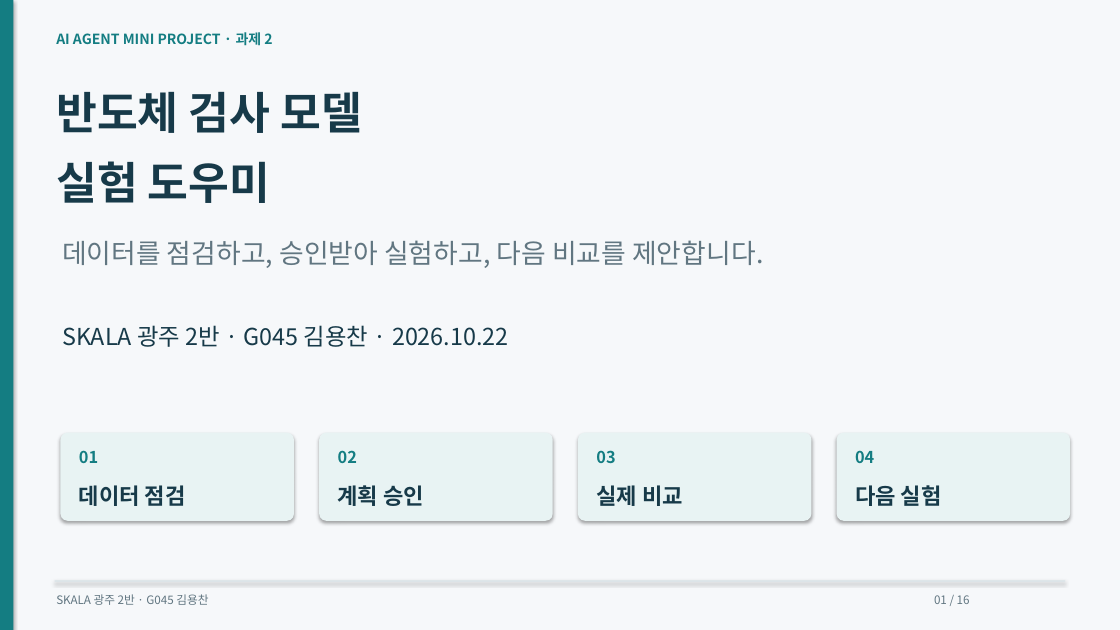
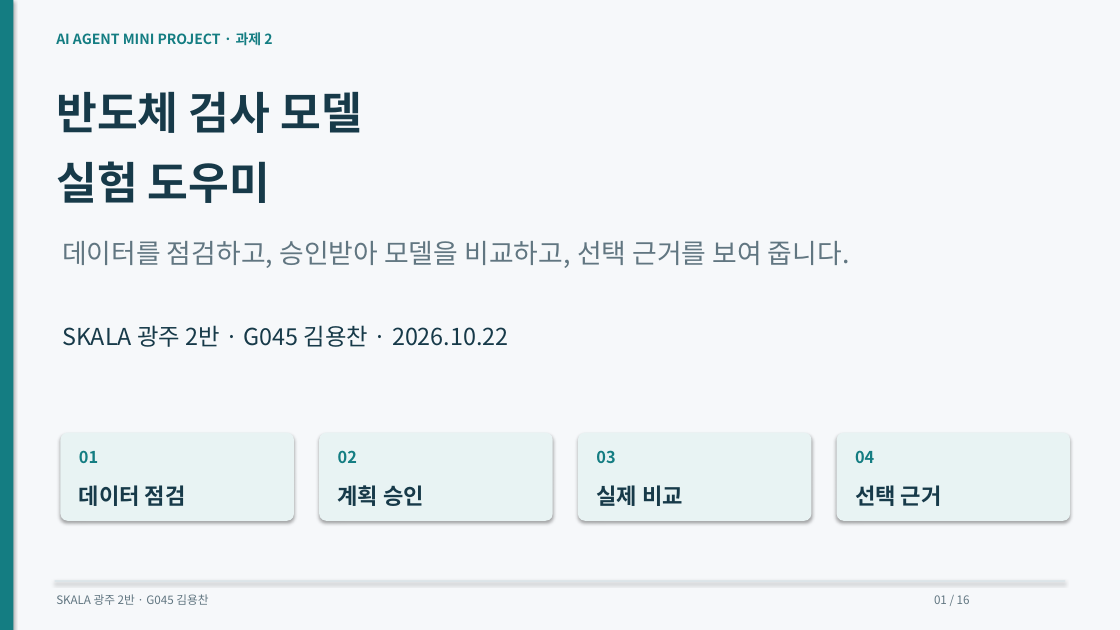
Before and after one commit to dragonchan95/Semiconductor-AI-Agent, a slide deck: slide 1 of docs/G045_Semiconductor_Agent.pptx. Drawn at 1120x630 pixels with LibreOffice and Linux fonts; fonts in the diff are those of the drawing. Boxes give left, top, right and bottom in pixels: in the first picture for what was removed or moved away, otherwise in the second. Text is boxed around its words. In the diff, an @@ line names an element or a change of style, - is before the commit and + after.

```diff
--- a/docs/G045_Semiconductor_Agent.pptx
+++ b/docs/G045_Semiconductor_Agent.pptx
@@ text at (62,241,850,268): text changed @@
-데이터를 점검하고, 승인받아 실험하고, 다음 비교를 제안합니다.
+데이터를 점검하고, 승인받아 모델을 비교하고, 선택 근거를 보여 줍니다.
@@ text at (855,485,942,506): text changed @@
-다음 실험
+선택 근거
```
Also in this commit, not shown: 6 other slides changed, 39 other files.
